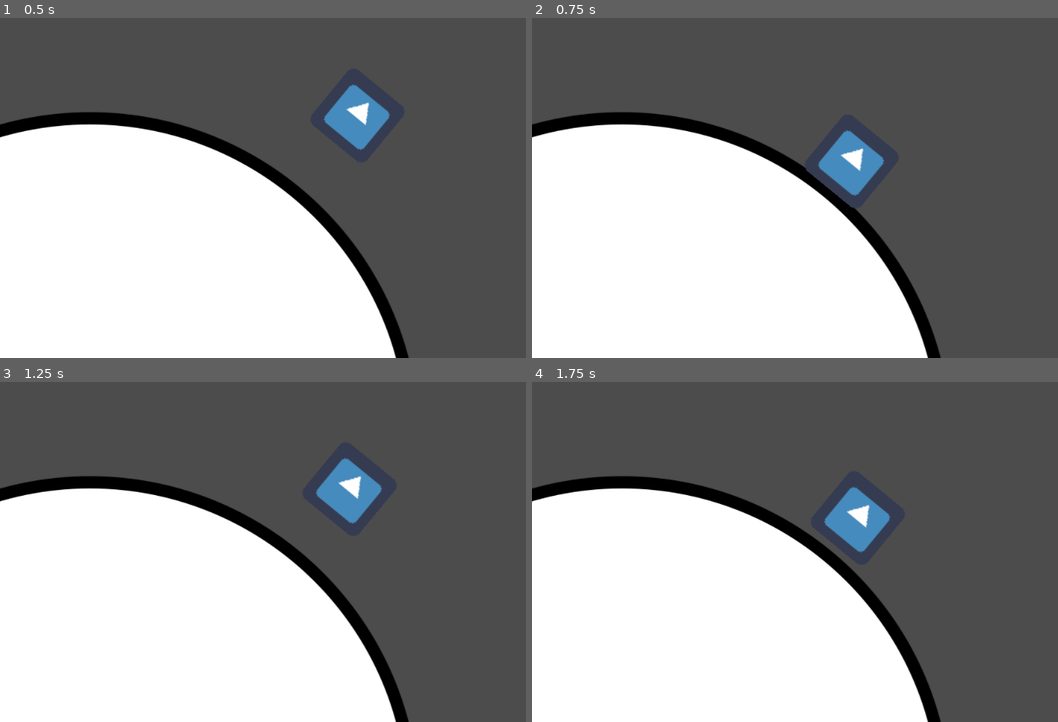
Above: before the commit, frames 1-4 (two rows, left to right).
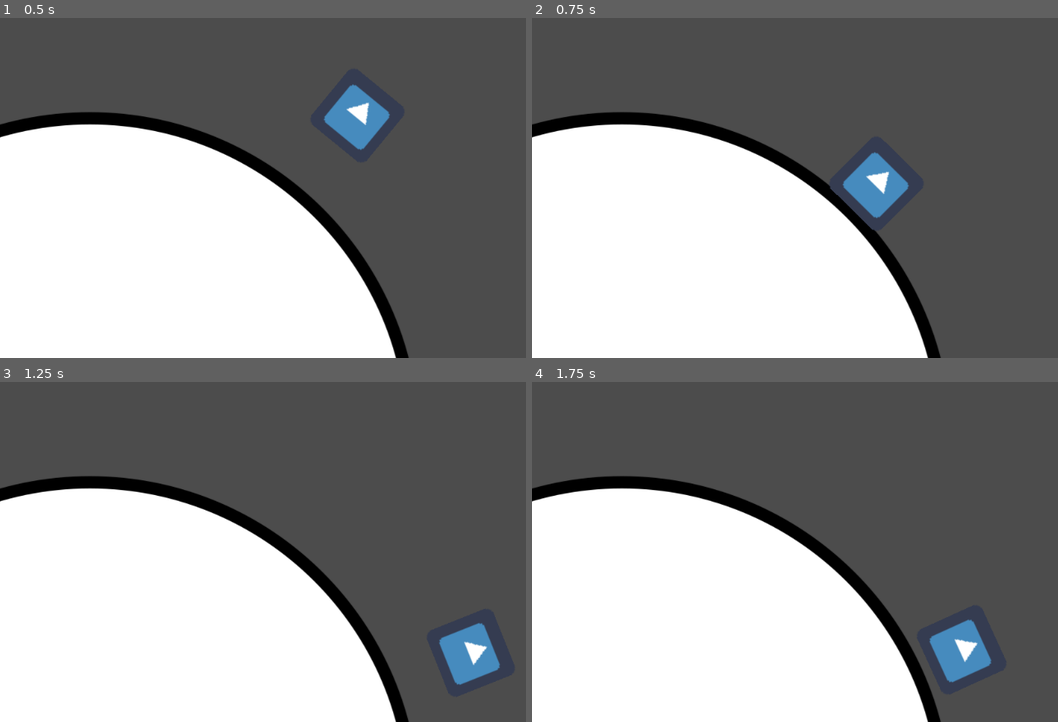
Above: after the commit, the same moments.

Repository: DanGrenade/TinyWorldJam
Game: Godot game, scene res://Scenes/GameTest.tscn
Two runs of this game, one before a commit and one after it. Both use one fixed random seed, a clock stepped at 60 frames per second and the inputs below. The project has no main scene, so this scene is started directly. The engine's default icon, where the game draws it, is replaced by a stand-in: a white triangle on a blue panel in a dark square.
Inputs:
- Up to frame 1 (0.5 s): no input
- Up to frame 2 (0.75 s): hold D (move_right, bound only after the commit) from 0.53 s (still down)
- Up to frame 3 (1.25 s): keep holding D (move_right, bound only after the commit); tap Space (jump) at 0.77 s
- Up to frame 4 (1.75 s): release D (move_right, bound only after the commit) at 1.28 s; hold Left (move_left, bound only after the commit) from 1.28 s (still down); tap Space (jump) at 1.52 s

Frame 1 is identical in both runs. In frame 2, 2.0% of the frame differs, in the area x 51-72%, y 33-63%; in frame 3, 2.8%; in frame 4, 2.8%, in the area x 55-88%, y 30-89%.

Commit message:
Issue 003 - X Movement

Diff:
--- a/Scenes/PlayerCharacter.gd
+++ b/Scenes/PlayerCharacter.gd
@@ -10,6 +10,11 @@
 var grounded = false
 export var gravity = 9.8
 export var jumpVelocity = 300
+
+var xInput
+export var xAccel = 50
+export var max_x_speed = 500
+export var x_deccel_speed = 50
 
 func _ready():
 	gravity_body = get_node(gravity_body_path)
@@ -27,6 +32,34 @@
 			grounded = false
 			pass
 		pass
+
+	#Get x input
+	xInput = 0
+	if Input.is_action_pressed("move_left"):
+		xInput += 1
+		pass
+	if Input.is_action_pressed("move_right"):
+		xInput -= 1
+		pass
+
+	#Apply x input
+	if xInput != 0:
+		velocity.x += xInput * xAccel
+
+		if abs(velocity.x) > max_x_speed:
+			if velocity.x > 0:
+				velocity.x = max_x_speed
+			else:
+				velocity.x = -max_x_speed
+
+			pass
+
+		pass
+	#If no x input, deccel
+	else:
+		velocity.x = move_toward(velocity.x, 0, x_deccel_speed)
+		pass
+
 	pass
 
 func _physics_process(delta):
--- a/project.godot
+++ b/project.godot
@@ -28,6 +28,22 @@
 , Object(InputEventKey,"resource_local_to_scene":false,"resource_name":"","device":0,"alt":false,"shift":false,"control":false,"meta":false,"command":false,"pressed":false,"scancode":87,"unicode":0,"echo":false,"script":null)
  ]
 }
+move_left={
+"deadzone": 0.5,
+"events": [ Object(InputEventKey,"resource_local_to_scene":false,"resource_name":"","device":0,"alt":false,"shift":false,"control":false,"meta":false,"command":false,"pressed":false,"scancode":16777231,"unicode":0,"echo":false,"script":null)
+, Object(InputEventKey,"resource_local_to_scene":false,"resource_name":"","device":0,"alt":false,"shift":false,"control":false,"meta":false,"command":false,"pressed":false,"scancode":65,"unicode":0,"echo":false,"script":null)
+, Object(InputEventJoypadButton,"resource_local_to_scene":false,"resource_name":"","device":0,"button_index":14,"pressure":0.0,"pressed":false,"script":null)
+, Object(InputEventJoypadMotion,"resource_local_to_scene":false,"resource_name":"","device":0,"axis":0,"axis_value":-1.0,"script":null)
+ ]
+}
+move_right={
+"deadzone": 0.5,
+"events": [ Object(InputEventKey,"resource_local_to_scene":false,"resource_name":"","device":0,"alt":false,"shift":false,"control":false,"meta":false,"command":false,"pressed":false,"scancode":68,"unicode":0,"echo":false,"script":null)
+, Object(InputEventKey,"resource_local_to_scene":false,"resource_name":"","device":0,"alt":false,"shift":false,"control":false,"meta":false,"command":false,"pressed":false,"scancode":16777233,"unicode":0,"echo":false,"script":null)
+, Object(InputEventJoypadMotion,"resource_local_to_scene":false,"resource_name":"","device":0,"axis":0,"axis_value":1.0,"script":null)
+, Object(InputEventJoypadButton,"resource_local_to_scene":false,"resource_name":"","device":0,"button_index":15,"pressure":0.0,"pressed":false,"script":null)
+ ]
+}
 
 [layer_names]
 
